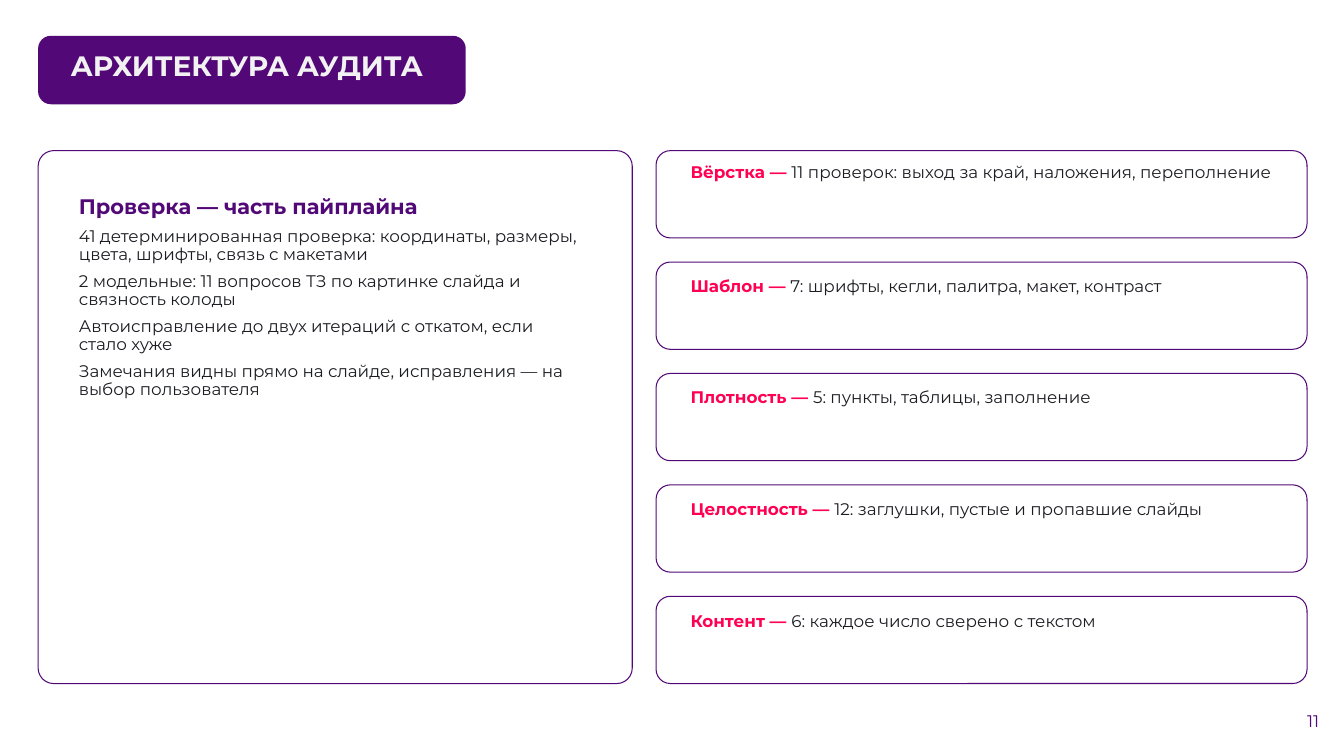
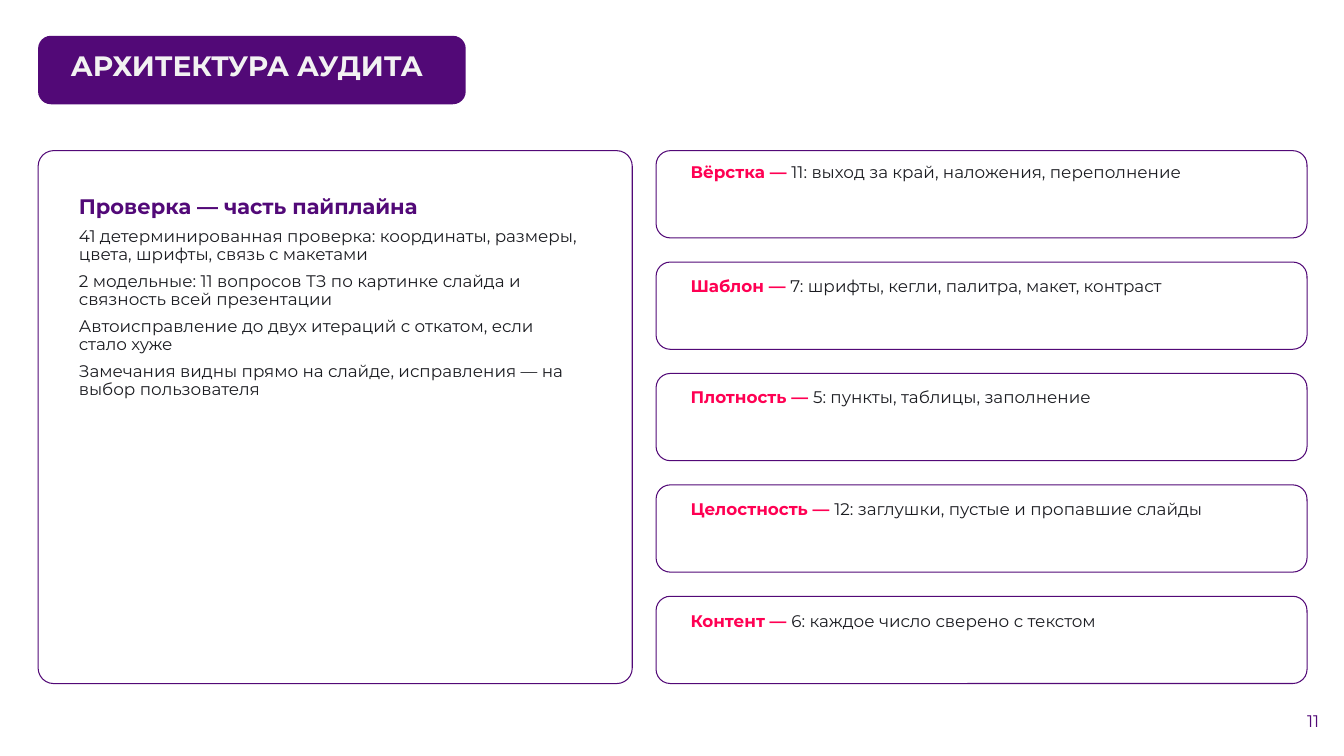
Before and after one commit to hl0pch1k/verstka, a slide deck: slide 11 of docs/presentation/verstka-pitch.pptx. Drawn at 1344x756 pixels with LibreOffice and Linux fonts; fonts in the diff are those of the drawing; background and template pictures are left out. Boxes give left, top, right and bottom in pixels: in the first picture for what was removed or moved away, otherwise in the second. Text is boxed around its words. In the diff, an @@ line names an element or a change of style, - is before the commit and + after.

Commit message:
Презентация проекта после проверки вёрстки; видео открывается в браузере
- презентация: текст без автоуменьшения на обязательных слайдах, в макетах браузера — адрес сервиса, заголовок архитектуры на плашке, неразрывные числа, «Газпром автоматизация»
- поле «Прототип» и README: ссылка jsDelivr на тот же файл видео — GitHub показывает файлы такого размера только кнопкой «View raw»

```diff
--- a/docs/presentation/verstka-pitch.pptx
+++ b/docs/presentation/verstka-pitch.pptx
@@ text at (691,165,1181,182): text changed @@
-Вёрстка — 11 проверок: выход за край, наложения, переполнение
+Вёрстка — 11: выход за край, наложения, переполнение
@@ text at (79,275,521,309): text changed @@
-2 модельные: 11 вопросов ТЗ по картинке слайда и связность колоды
+2 модельные: 11 вопросов ТЗ по картинке слайда и связность всей презентации
```
Also in this commit, not shown: 12 other slides changed, 3 other files.
